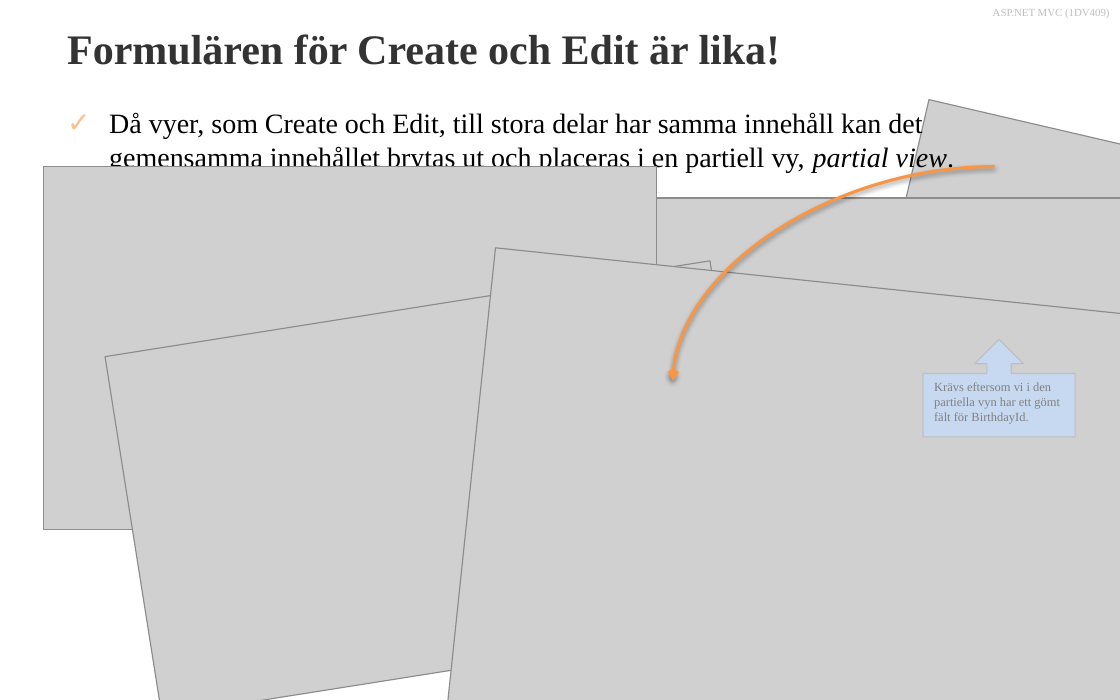
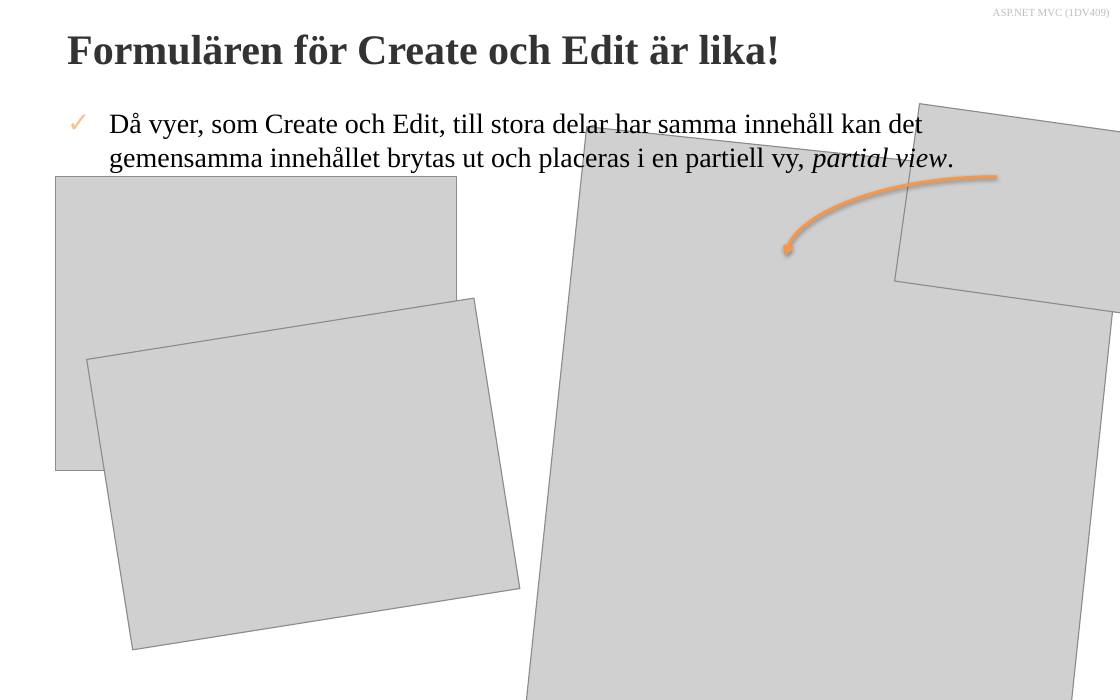
Before and after one commit to 1dv409/kursmaterial, a slide deck: slide 12 of Presentationsmaterial/Dokument/1.6 CRUD, Layout Pages och Partial Views.pptx. Drawn at 1120x700 pixels with LibreOffice and Linux fonts; fonts in the diff are those of the drawing; grey boxes stand for pictures; background and template pictures are left out. Boxes give left, top, right and bottom in pixels: in the first picture for what was removed or moved away, otherwise in the second. Text is boxed around its words. In the diff, an @@ line names an element or a change of style, - is before the commit and + after.

Commit message:
Uppdatering av NextBirthday CRUD

```diff
--- a/Presentationsmaterial/Dokument/1.6 CRUD, Layout Pages och Partial Views.pptx
+++ b/Presentationsmaterial/Dokument/1.6 CRUD, Layout Pages och Partial Views.pptx
@@ picture at box(895, 104, 1120, 317): rotation 13 to 8 degrees @@
@@ picture added at box(525, 127, 1120, 700) @@
@@ picture: place and size @@
-picture at box(44, 167, 656, 530)
+picture at box(56, 177, 457, 472)
@@ curved arrow moved from (995, 167) - (673, 381) to (997, 177) - (786, 255) @@
@@ picture removed at box(625, 198, 1120, 651) @@
@@ picture removed at box(105, 261, 767, 700) @@
@@ picture removed at box(436, 248, 1120, 700) @@
@@ ellipse added at box(774, 253, 788, 268), fill #4F81BD, outline #000000 0.75 pt @@
@@ picture added at box(87, 298, 520, 650) @@
@@ up arrow callout removed at box(923, 339, 1075, 437) @@
-Krävs eftersom vi i den partiella vyn har ett gömt fält för BirthdayId.
```
Also in this commit, not shown: 5 other slides changed, 6 other files.
